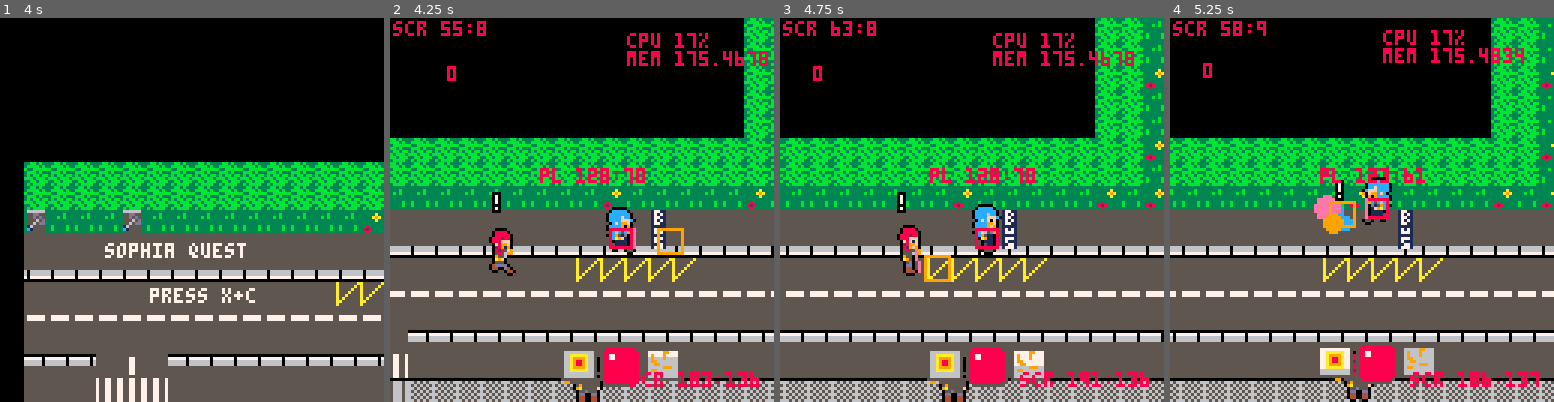
Above: before the commit, frames 1-4 (left to right).
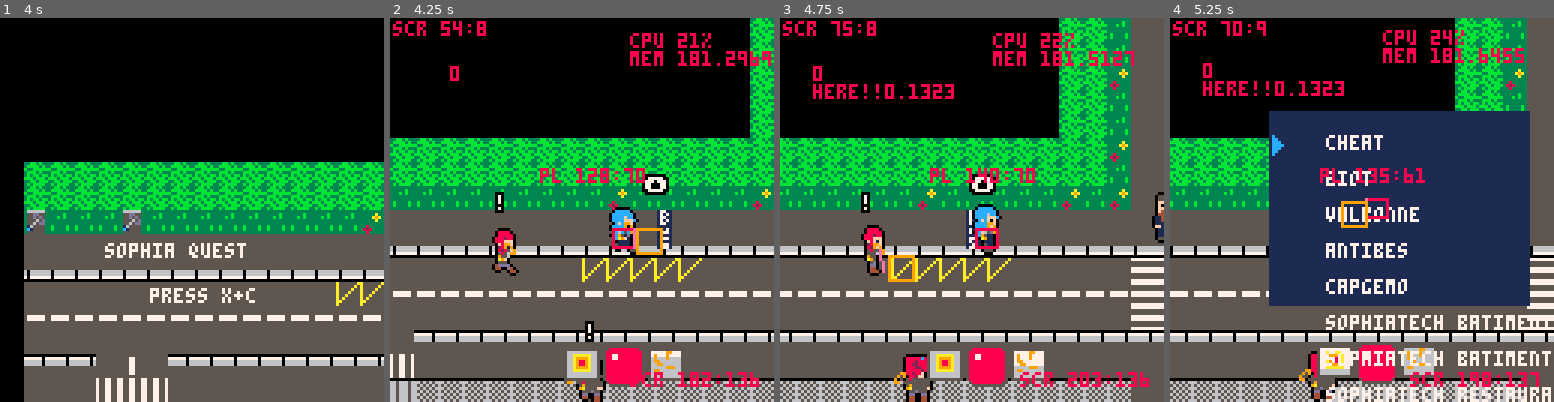
Above: after the commit, the same moments.

Repository: JasonHaenlin/pico-8-sophiaquest
Game: PICO-8 cartridge sophiaquest.p8
Same seed, same stepped clock (60 frames per second), same inputs: the game is played once before the commit and once after it.
Inputs:
- Up to frame 1 (4 s): tap X (X key) at 0.33, 1.07, 1.85, 2.97 s; tap O (Z key) at 0.7, 1.7, 2.1, 2.5, 2.9, 3.3, 3.7 s; hold Right 1.6-2.1 s; hold Up 2.15-2.42 s; hold Right 2.47-3.03 s; hold Left 3.08-3.58 s; hold Down 3.63-3.97 s
- Up to frame 2 (4.25 s): hold Right from 4.02 s (still down); tap X (X key) at 4.08 s; tap O (Z key) at 4.1 s
- Up to frame 3 (4.75 s): tap O (Z key) at 4.5 s; release Right at 4.68 s; hold Up from 4.73 s (still down)
- Up to frame 4 (5.25 s): tap O (Z key) at 4.9 s; release Up at 5.03 s; hold Left from 5.08 s (still down); tap X (X key) at 5.2 s

Frame 1 is identical in both runs. In frame 2, 17% of the frame differs, in the area x 0-100%, y 0-100%; in frame 3, 25%; in frame 4, 49%.

Commit message:
add tp point

Diff:
--- a/sophiaquest.p8
+++ b/sophiaquest.p8
@@ -52,12 +52,12 @@
   {
    name = "cheat",
    map = {x1 = 8, y1 = 8, x2 = inf, y2 = inf},
-   spawn = { x = 128, y = 70 }
+   spawn = { x = 125, y = 70 }
   },
   {
    name = "biot",
    map = {x1 = 8, y1 = 8, x2 = 225, y2 = 125},
-   spawn = { x = 128, y = 70 }
+   spawn = { x = 125, y = 70 }
   },
   {
    name = "valbonne",
@@ -184,16 +184,6 @@
 function trig_time(self)
  self.arg -= 1
  return self.arg <= 0
-end
-
-function trig_btn(self)
- return btnp(self.arg)
-end
-
-function trig_dist(self, dist)
-  if (dist < 7) then
-   init_current_area(self.linkto)
-  end
 end
 
 -- make
@@ -310,8 +300,11 @@
 end
 
 function make_all_tp()
-  make_tp(281, 41, 46, 15, 15, 3, trig_dist)
-  make_tp(321, 41, 46, 15, 15, 3, trig_dist)
+  make_tp(281, 41, 44, 15, 15, 3, trig_dist_hud)
+  make_tp(321, 41, 44, 15, 15, 3, trig_dist_hud)
+  make_tp(138, 71, 44, 5, 5, 1, trig_btn_hud)
+  make_tp(538, 79, 44, 5, 5, 2, trig_btn_hud)
+  make_tp(785, 55, 44, 5, 5, 3, trig_btn_hud)
 end
 
 function make_npc(x, y, s)
@@ -379,10 +372,24 @@
  end
 end
 
+
+function trig_btn_hud(self, dist)
+ if(btnp(fire2) and dist < 7) then
+  make_tp_hud()
+ end
+end
+
+function trig_dist_hud(self, dist)
+  if (dist < 7) then
+   init_current_area(self.linkto)
+  end
+end
+
+
 function make_tp(x, y, s, w, h, link, trigger)
  local n = make_actor({
   -- new player char
-  entitie = newentitie(x, y, s, npc, invisible, down),
+  entitie = newentitie(x, y, s, invisible, invisible, down),
   -- add a action controller
   control = controls_doors,
   -- add a draw controller
@@ -579,22 +586,30 @@
 end
 
 function controls_pl_inv(self)
- if (btnp(up) and self.selected > 1) then
-  self.selected -= 1
- end
- if (btnp(down) and self.selected < #g_weapons) then
-  self.selected += 1
- end
+ menu_selection(self)
  if (btnp(fire1)) then
   g_p.weapon = g_weapons[self.selected]
   g_p.cd = 10
   del(g_menus,self)
  end
-
 end
 
 function controls_tp(self)
-
+ menu_selection(self)
+ if (btnp(fire1)) then
+  init_current_area(self.selected)
+  g_p.cd = 10
+  del(g_menus,self)
+ end
+end
+
+function menu_selection(self)
+  if (btnp(up) and self.selected > 1) then
+  self.selected -= 1
+ end
+ if (btnp(down) and self.selected < #g_weapons) then
+  self.selected += 1
+ end
 end
 
 function hint(self,sign)
@@ -788,7 +803,10 @@
  if(is_limit_of_map(x1,y1) or is_limit_of_map(x2,y2)) return
 
  for b in all(g_actors) do
-  if(check_collisions(a, b, x, y)) return
+  if(check_collisions(a, b, x, y) and b.tag ~= invisible) then
+   log(2, "here!!"..rnd(1))
+   return
+  end
  end
  debug_collision_matrix(x1, y1, x2, y2)
 
@@ -1221,7 +1239,6 @@
  for m in all(g_menus) do
   m:draw()
  end
- -- draw_inventory(g_fp.x+80, g_fp.y)
 end
 
 function draw_life(bx, by)
@@ -1245,9 +1262,26 @@
  print("press x+c", 50, 90, white)
 end
 
+function draw_tp(self)
+  local x1 = g_fp.x+32
+  local y1 = g_fp.y+32
+  local x2 = g_fp.x+118
+  local y2 = g_fp.y+96
+  local tx = x1 + 7
+  local ty = y1 + 10
+  rectfill(x1, y1, x2, y2, dark_blue)
+  for i = 1,#g_area do
+   print(g_area[i].name, tx + 12, ty - 2, white)
+   if (self.selected == i) then
+    spr(58, tx - 7, ty - 2)
+   end
+   ty += 12
+  end
+end
+
 function draw_pl_inv(self)
-  x = g_fp.x+80
-  y = g_fp.y
+  local x = g_fp.x+80
+  local y = g_fp.y
   rectfill(x, y, x + 48, y + 128, dark_blue)
   line(x, y, x, y + 128, light_gray)
   local tx = x + 7
@@ -1611,7 +1645,7 @@
 00000000000000000000000000000000000000000000000000007676767600007676767600000000000000000000000000002727272727000027270027272727
 27272727272727007676767676767615767676767600000000000000000000000000000000000000000000000000000000000000000000000000000000000000
 __gff__
-800080800000008080808080808000008000008000000080808080808000000080008080800000808080000080000000800080808000000082a000000080800000000080808080808000000000000000008000808080008080000000000000000000000080808080800000000000000085850505000000808080808000000000
+000080008000008080808080808000008000000080000080808080808000000080008080800000808080000000000000800080808000000082a000000080800000000080808080808000000000000000008000808080008080000000000000000000000080808080800000000000000085850505000000808080808000000000
 0000008080800000000000000000000500000080808000000000000000000000000000808080000000000000000000000000008080800000000000000000000000000000000000000000000000000000000000000000000000000000000000000000000000000000000000000000000000000000000000000000000000000000
 __map__
 000000000000000000000000000000000000000000000000000000000000000000000000000000000000000000000000000000000000000000000000000000000000000000000000000000000000000000171818070808080808080808080918181900000000002525252525003e3e3e3e3e3e3e007979790079797b7b797979
